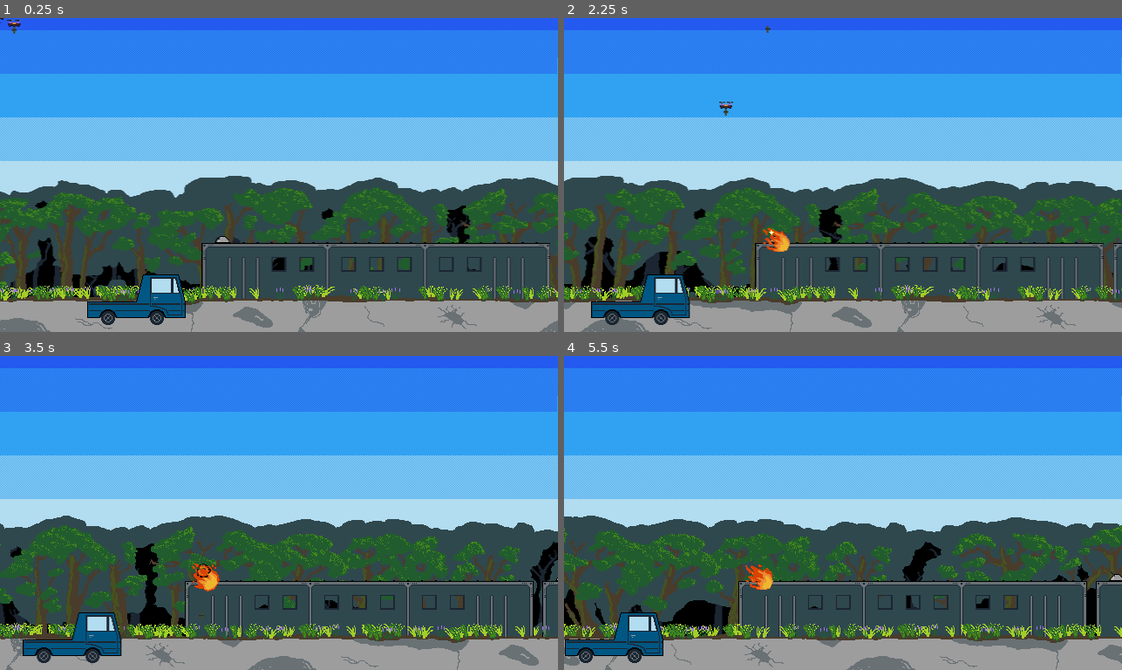
Above: before the commit, frames 1-4 (two rows, left to right).
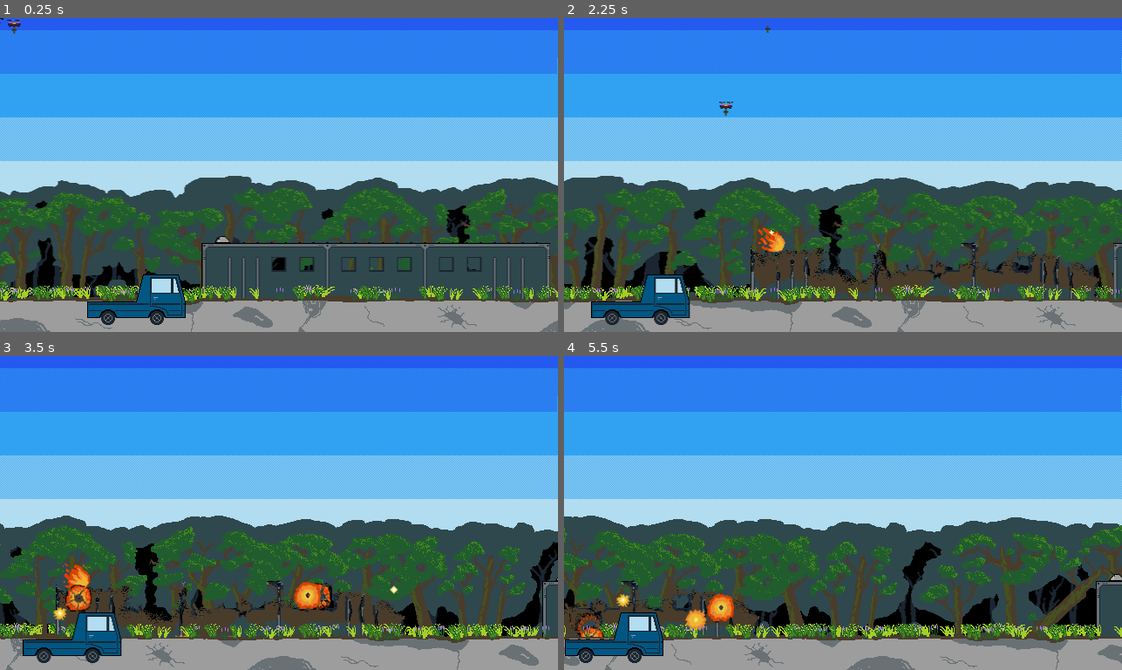
Above: after the commit, the same moments.

Repository: alpacanumerals/Boss-Rush
Game: Godot game, scene res://Main.tscn
Same seed, same stepped clock (60 frames per second), same inputs: the game is played once before the commit and once after it. This scene is started directly instead of the project's main scene.
Inputs (mouse positions are in pixels of both pictures, inside the frame that each line leads up to):
- Up to frame 1 (0.25 s): no input
- Up to frame 2 (2.25 s): tap Enter at 0.5 s; move the mouse to (965, 159) at 0.52 s; hold Right (ui_right) 0.53-1.28 s; tap F at 0.6, 1.35, 2.1 s; move the mouse to (731, 190) at 1.27 s; hold Left (ui_left) 1.28-2.03 s; move the mouse to (898, 105) at 2.02 s; hold Right (ui_right) from 2.03 s (still down)
- Up to frame 3 (3.5 s): keep holding Right (ui_right); move the mouse to (251, 575) at 2.77 s; tap F at 2.85 s
- Up to frame 4 (5.5 s): move the mouse to (1010, 560) at 3.52 s; release Right (ui_right) at 3.53 s; hold Left (ui_left) from 3.53 s (still down); tap F at 3.6, 4.35, 5.1 s; move the mouse to (675, 465) at 4.27 s; move the mouse to (870, 513) at 5.02 s

The runs differ from the first frame. In frame 1, less than 0.1% of the frame differs, in the area x 50-82%, y 71-80%; in frame 2, 7.4%; in frame 3, 9.3%; in frame 4, 9.3%, in the area x 0-94%, y 66-90%.

Commit message:
car progression

Diff:
--- a/Train.tscn
+++ b/Train.tscn
@@ -1,12 +1,9 @@
-[gd_scene load_steps=3 format=2]
+[gd_scene load_steps=2 format=2]
 
 [ext_resource path="res://train.gd" type="Script" id=1]
-[ext_resource path="res://Car.tscn" type="PackedScene" id=2]
 
 [node name="Train" type="Node2D"]
 script = ExtResource( 1 )
 __meta__ = {
 "_edit_group_": true
 }
-
-[node name="Car" parent="." instance=ExtResource( 2 )]
--- a/car.gd
+++ b/car.gd
@@ -1,18 +1,21 @@
 extends KinematicBody2D
 
+signal killed
 var explosion = preload("res://Explosion.tscn")
 
 var velocity = Vector2(-0.1, 0)
-var live = true
+var live = false
+var dead = false
 
 var explosion_timer = 0
 
 func _ready():
     $AnimatedSprite.play("default")
+    connect("killed", get_parent(), "_on_Car_killed")
 
 func _physics_process(delta):
     move_and_collide(velocity)
-    if !live:
+    if dead:
         explosion_timer += 1
         if explosion_timer > 10:
             explosion_timer = 0
@@ -25,12 +28,14 @@
         if turret.live:
             turrets_alive += 1
     if turrets_alive <= 0:
+        emit_signal("killed")
         car_explode()
 
 func car_explode():
     velocity = Vector2(-2, 0)
     $AnimatedSprite.play("broken")
     live = false
+    dead = true
 
 func scatter_explosion():
     var x_loc = (randi() % 400) - 200
@@ -38,3 +43,7 @@
     var e = explosion.instance()
     add_child(e)
     e.set_position(Vector2(x_loc, y_loc))
+
+func activate():
+    live = true
+    $Turret1.activate()
--- a/main.gd
+++ b/main.gd
@@ -16,7 +16,7 @@
             add_drone()
 
 func shoot_drone_at_target(): # this will be refactored into something more sensible later <- bold claim
-    var turrets = get_tree().get_nodes_in_group("turrets")
+    var turrets = get_tree().get_nodes_in_group("live_turrets")
     if turrets.size() > 0:
         var train_pos = turrets[0].get_global_position()
         var drones = get_tree().get_nodes_in_group("drones")
--- a/train.gd
+++ b/train.gd
@@ -1,12 +1,13 @@
 extends Node2D
 
 var car = preload("res://Car.tscn")
-
+var current_car = 0
 
 func _ready():
     add_car(0)
     add_car(1)
     add_car(2)
+    activate(current_car)
 
 func _physics_process(delta):
     pass
@@ -15,3 +16,13 @@
     var c = car.instance()
     add_child(c)
     c.set_position(Vector2(number*410, 0))
+    c.add_to_group("cars")
+
+func _on_Car_killed():
+    current_car += 1
+    activate(current_car)
+
+func activate(carriage):
+    var cars = get_tree().get_nodes_in_group("cars")
+    if carriage < cars.size():
+        cars[carriage].activate()
--- a/turret.gd
+++ b/turret.gd
@@ -1,12 +1,15 @@
 extends KinematicBody2D
 
 signal killed
-var live = true
+var live = false
 
 func _ready():
-    add_to_group("turrets")
     $AnimatedSprite.play("default")
     connect("killed", get_parent(), "_on_Turret_killed")
+
+func activate():
+    add_to_group("live_turrets")
+    live = true
 
 func hit_by_bullet():
     if live:
@@ -14,6 +17,7 @@
 
 func handle_kill():
     live = false
+    remove_from_group("live_turrets")
     $AnimatedSprite.play("burn")
     $CollisionShape2D.disabled = true
     emit_signal("killed")
